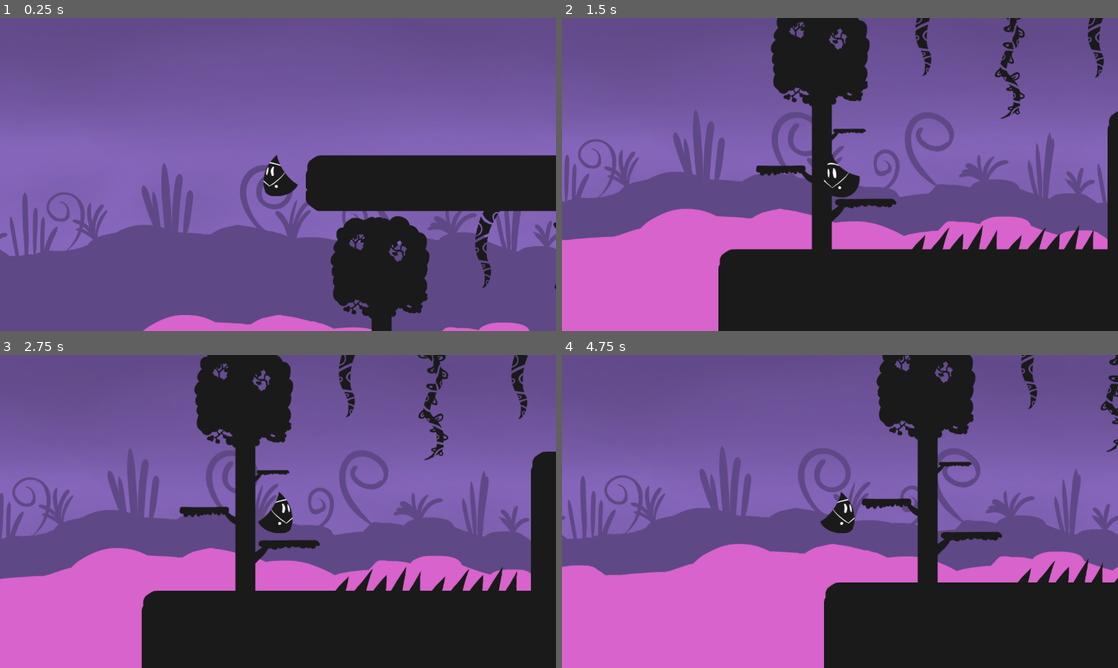
Above: before the commit, frames 1-4 (two rows, left to right).
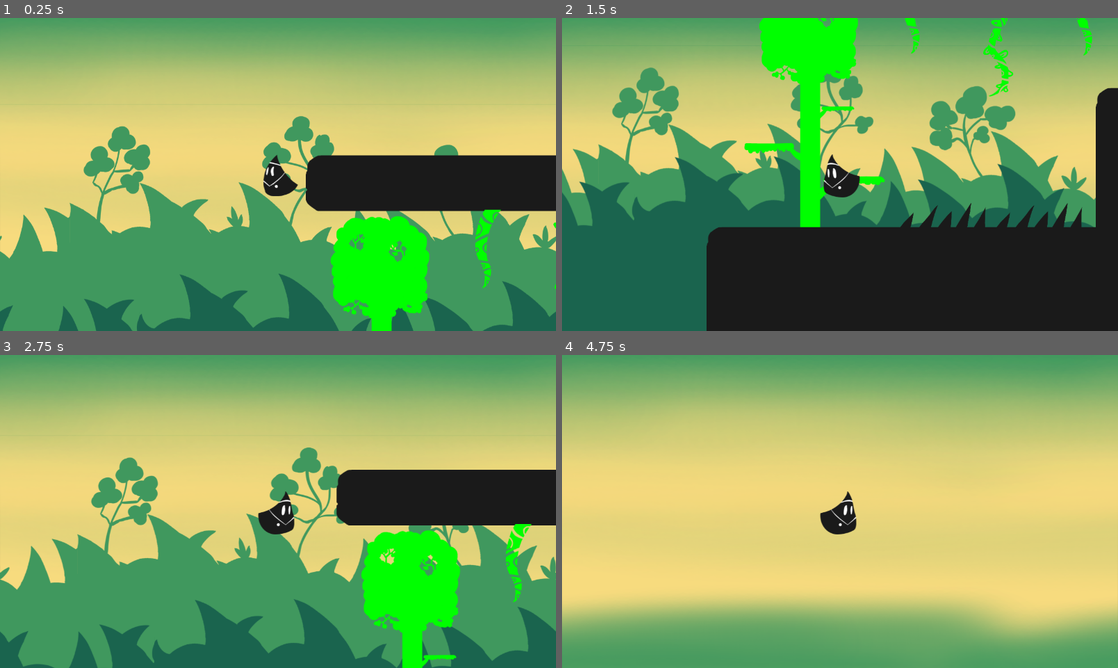
Above: after the commit, the same moments.

Repository: NicholasFlood2000/PirateSoftwareShadowAlchemy
Game: Godot game, scene res://Scenes/Levels/Level_1.tscn
The game is run twice, just before and just after one commit, with the same random seed, the same clock (stepped at 60 frames per second) and the same inputs. This scene is started directly instead of the project's main scene.
Inputs:
- Up to frame 1 (0.25 s): no input
- Up to frame 2 (1.5 s): hold D (MoveRight) from 0.53 s (still down); tap Space (Jump) at 0.6, 0.77, 1.07, 1.35 s
- Up to frame 3 (2.75 s): tap Space (Jump) at 1.52, 1.82, 2.1 s; release D (MoveRight) at 2.03 s; hold Left (MoveLeft) from 2.03 s (still down)
- Up to frame 4 (4.75 s): release Left (MoveLeft) at 2.78 s; hold D (MoveRight) 2.78-4.28 s; tap Space (Jump) at 2.85, 3.02, 3.32, 3.6, 3.77, 4.07, 4.35, 4.52 s; hold Left (MoveLeft) from 4.28 s (still down)

The runs differ from the first frame. In frame 1, 92% of the frame differs, in the area x 0-100%, y 0-100%; in frame 2, 79%; in frame 3, 99%; in frame 4, 100%.

Commit message:
Changes Player Movement
Changes player movement so that it looks better and feels better to control.

Diff:
--- a/Scenes/Levels/Level_1.tscn
+++ b/Scenes/Levels/Level_1.tscn
@@ -13,6 +13,25 @@
 [ext_resource type="PackedScene" uid="uid://dm0ciksd1jpgx" path="res://Scenes/Objects/Spike/Spike.tscn" id="11_ki00b"]
 
 [node name="BaseLevel" instance=ExtResource("1_xvcht")]
+InitialBackground = "Earth"
+
+[node name="EarthBackground2" parent="EarthBackground" index="0"]
+visible = true
+
+[node name="Sprite2D" parent="EarthBackground/ParallaxLayer2" index="0"]
+visible = true
+
+[node name="Sprite2D" parent="EarthBackground/ParallaxLayer" index="0"]
+visible = true
+
+[node name="WaterBackground2" parent="WaterBackground" index="0"]
+visible = false
+
+[node name="Sprite2D" parent="WaterBackground/ParallaxLayer2" index="0"]
+visible = false
+
+[node name="Sprite2D" parent="WaterBackground/ParallaxLayer3" index="0"]
+visible = false
 
 [node name="TileMap" parent="." index="3"]
 layer_0/tile_data = PackedInt32Array(786432, 3, 1, 786433, 65539, 1, 786434, 65539, 1, 851968, 3, 1, 851969, 65539, 1,  …(11115 unchanged characters)…
--- a/Scenes/Levels/test/TestTest.tscn
+++ b/Scenes/Levels/test/TestTest.tscn
@@ -17,7 +17,13 @@
 layer_0/tile_data = PackedInt32Array(655360, 65539, 0, 655361, 65539, 0, 655362, 65539, 0, 655363, 65539, 0, 655364, 65 …(22815 unchanged characters)…
 
 [node name="Player" parent="." index="4"]
+editor_description = "Default Movement Speed 350, Acceleration 7, Jump Velocity 790, Climbing Speed 175
+New Movement 500, 3, 650, 300"
 position = Vector2(3006, 529)
+movement_speed = 500
+climbing_speed = 300
+acceleration = 3.0
+jump_velocity = 650.0
 jump_buffer_set_time = 0.1
 
 [node name="Objects" type="Node" parent="." index="5"]
--- a/Scenes/player.tscn
+++ b/Scenes/player.tscn
@@ -564,13 +564,17 @@
 graph_offset = Vector2(-176, -161)
 
 [node name="Player" type="CharacterBody2D"]
+editor_description = "Default Movement Speed 350, Acceleration 7, Jump Velocity 790, Climbing Speed 175
+New Movement 500, 3, 650, 300
+"
 z_index = 5
 floor_snap_length = 10.0
 script = ExtResource("1_wk67q")
 gravity = 1500
 jump_gravity = 1600
-movement_speed = 350
-jump_velocity = 790.0
+climbing_speed = 300
+acceleration = 3.0
+jump_velocity = 650.0
 coyote_set_time = 0.25
 
 [node name="CollisionShape2D" type="CollisionShape2D" parent="."]
--- a/Scripts/Player.gd
+++ b/Scripts/Player.gd
@@ -4,15 +4,16 @@
 enum  transformations {NORMAL, MOLE, FISH, BIRD}
 
 #const SPEED = 400.0
-const JUMP_VELOCITY = -500.0
+const JUMP_VELOCITY = -500.0 #Default -500
 
 
 @export var gravity = 1000
 @export var jump_gravity = 900
 @export var movement_speed = 500
+@export var climbing_speed = 250
 @export var acceleration :float = 7.0
 @export var deceleration :float = 10.0
-@export var jump_velocity = 600.0 #Default 600.0
+@export var jump_velocity = 600.0 #Default 600.0 4 - 4.5 blocks
 
 @export var coyote_set_time = 0.5
 @export var jump_buffer_set_time = 0.5
@@ -147,13 +148,13 @@
 
 
 		states.CLIMBING:
-			velocity = velocity.lerp(input_direction * (movement_speed / 2), acceleration * delta)
+			velocity = velocity.lerp(input_direction * (climbing_speed), acceleration * delta)
 
 			if Input.is_action_just_pressed("Jump"):
 				velocity.y = -jump_velocity
 				current_state = states.JUMPED_FROM_CLIMBING
 
-			velocity.y += 850 * delta
+			velocity.y += 850 * delta / (gravity*5)
 
 			if not detect_vine():
 				current_state = states.IDLE
